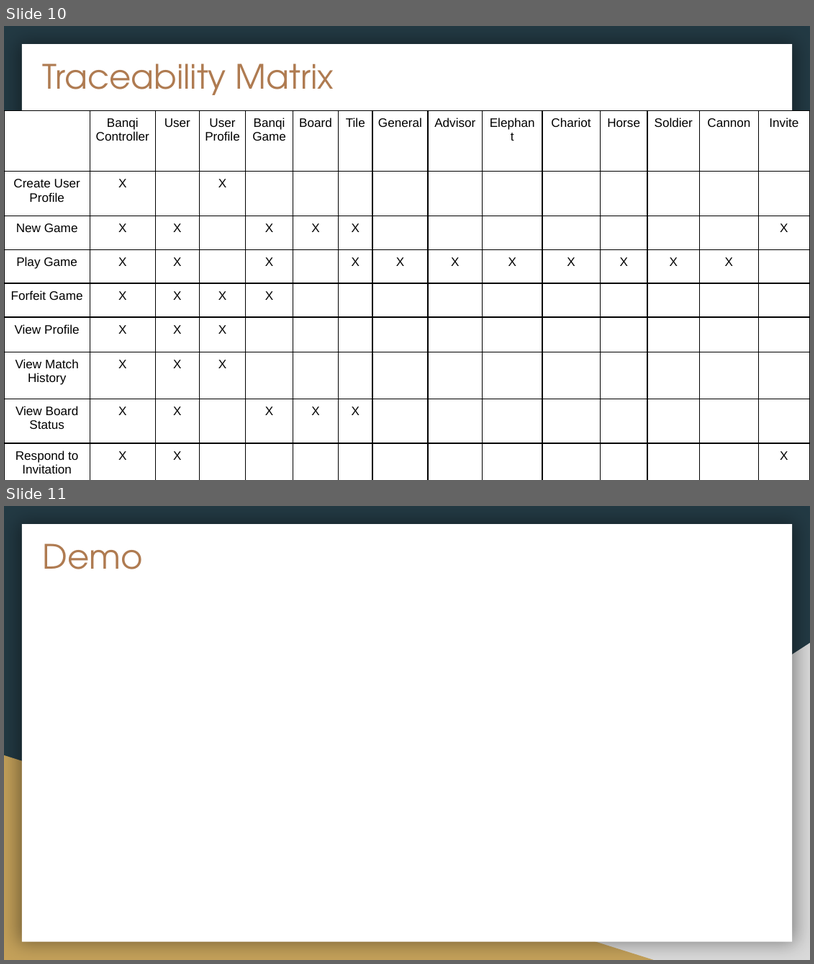
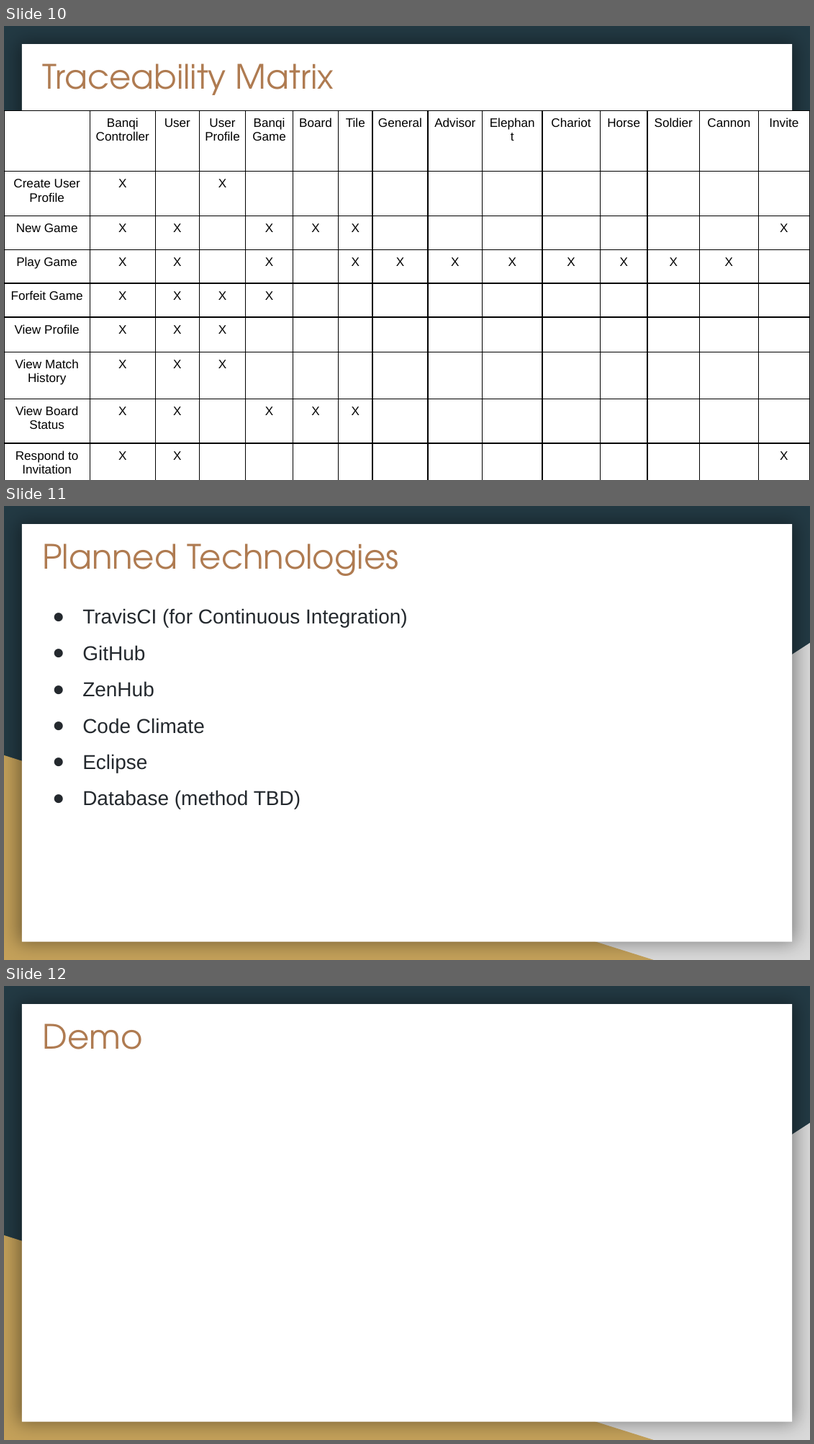
Before and after one commit to FoxXix/cs414-f18-001-ByteMe, a slide deck: Sprint3/Project 3 Presentation.pptx. Shown one above the other, each under a label of ours: slides 10 and 11 before the commit, slides 10, 11 and 12 after it. The pictures are 814x964 and 814x1444 pixels, drawn with LibreOffice and Linux fonts; fonts in the diff are those of the drawing. Boxes give left, top, right and bottom in pixels: in the first picture for what was removed or moved away, otherwise in the second. Text is boxed around its words. In the diff, an @@ line names an element or a change of style, - is before the commit and + after.

```diff
--- a/Sprint3/Project 3 Presentation.pptx
+++ b/Sprint3/Project 3 Presentation.pptx
@@ slide 11 added at [4, 506, 810, 960], background #233A44; not listed: 3 template elements that a slide beside it also shows @@
@@ title added at [42, 543, 399, 576], 30 pt, text #AF7B51 @@
+Planned Technologies
@@ text added at [82, 608, 408, 809], 18 pt, text #24292E @@
+● TravisCI (for Continuous Integration)
+● GitHub
+● ZenHub
+● Code Climate
+● Eclipse
+● Database (method TBD)
@@ what was slide 11 is now slide 12 @@
```
